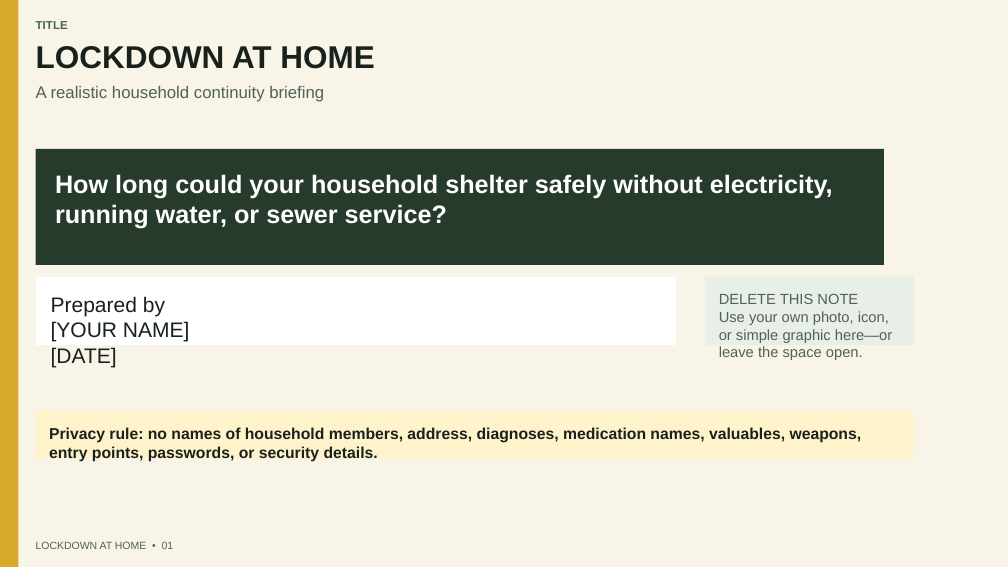
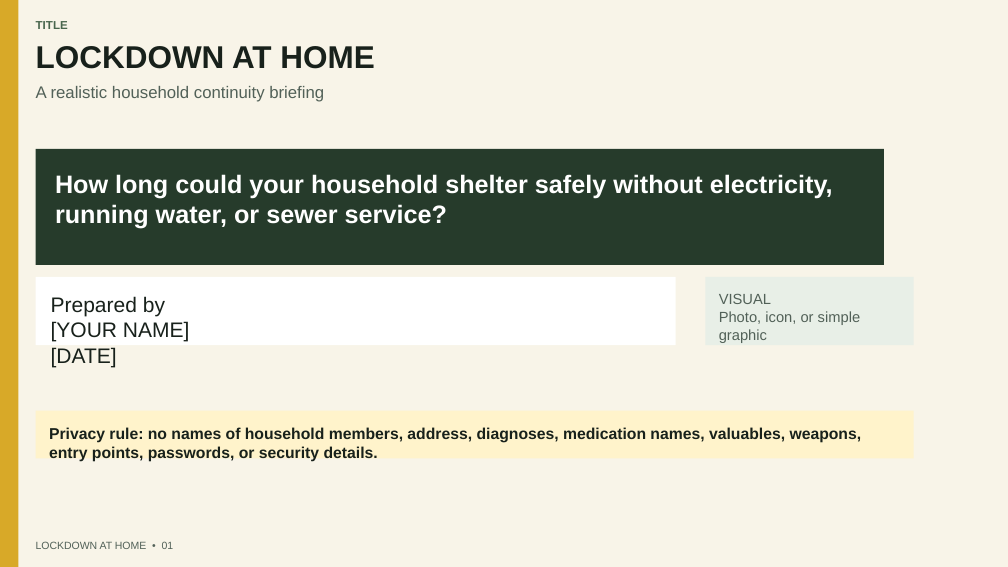
Before and after one commit to jboyce1/ZombieInvasionPrep, a slide deck: slide 1 of classes/field_assignments/files/lockdown-at-home-presentation-template.pptx. Drawn at 1008x567 pixels with LibreOffice and Linux fonts; fonts in the diff are those of the drawing. Boxes give left, top, right and bottom in pixels: in the first picture for what was removed or moved away, otherwise in the second. Text is boxed around its words. In the diff, an @@ line names an element or a change of style, - is before the commit and + after.

```diff
--- a/classes/field_assignments/files/lockdown-at-home-presentation-template.pptx
+++ b/classes/field_assignments/files/lockdown-at-home-presentation-template.pptx
@@ text in rectangle at <box>719,294,861,343</box>: text changed @@
-DELETE THIS NOTE
-Use your own photo, icon, or simple graphic here—or leave the space open.
+VISUAL
+Photo, icon, or simple graphic
```
Also in this commit, not shown: 4 other slides changed, 34 other files.
